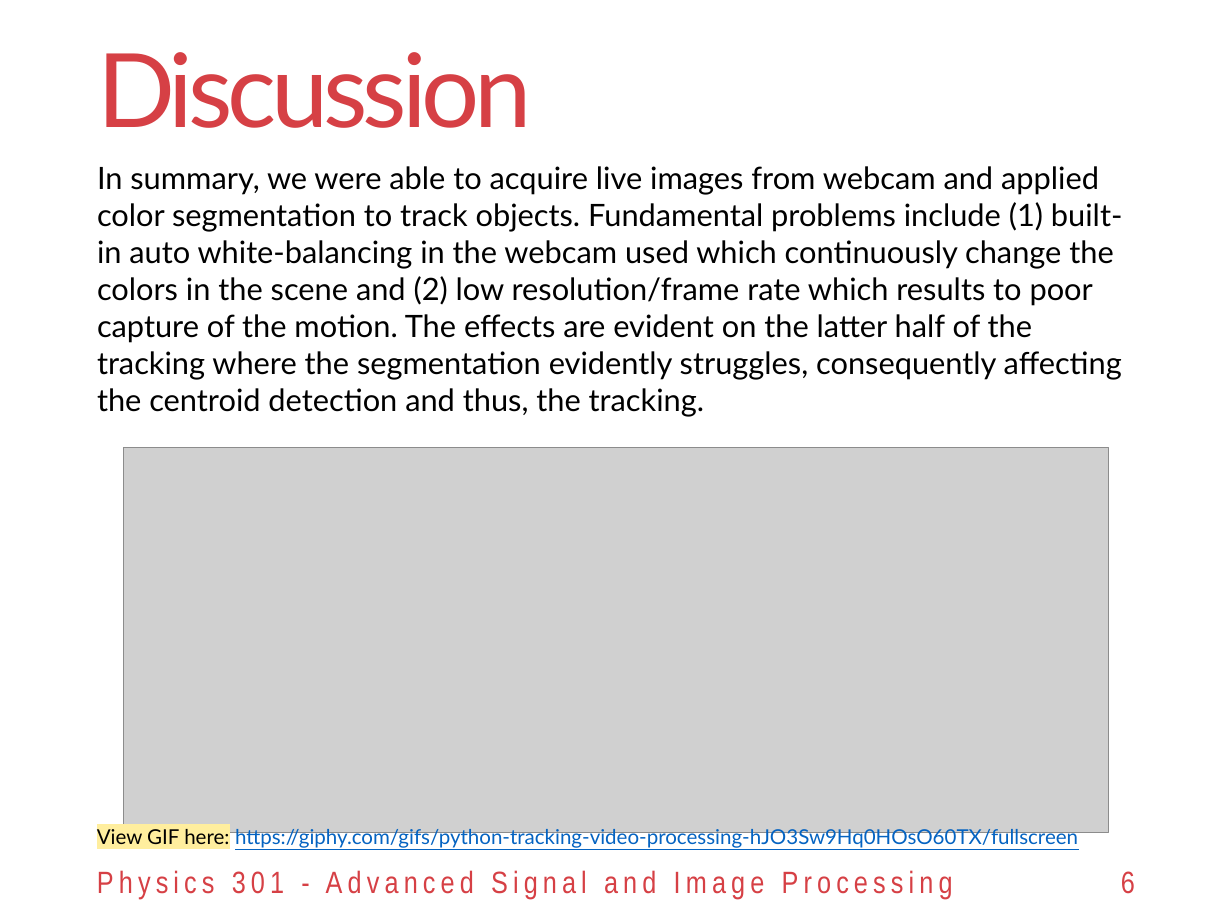
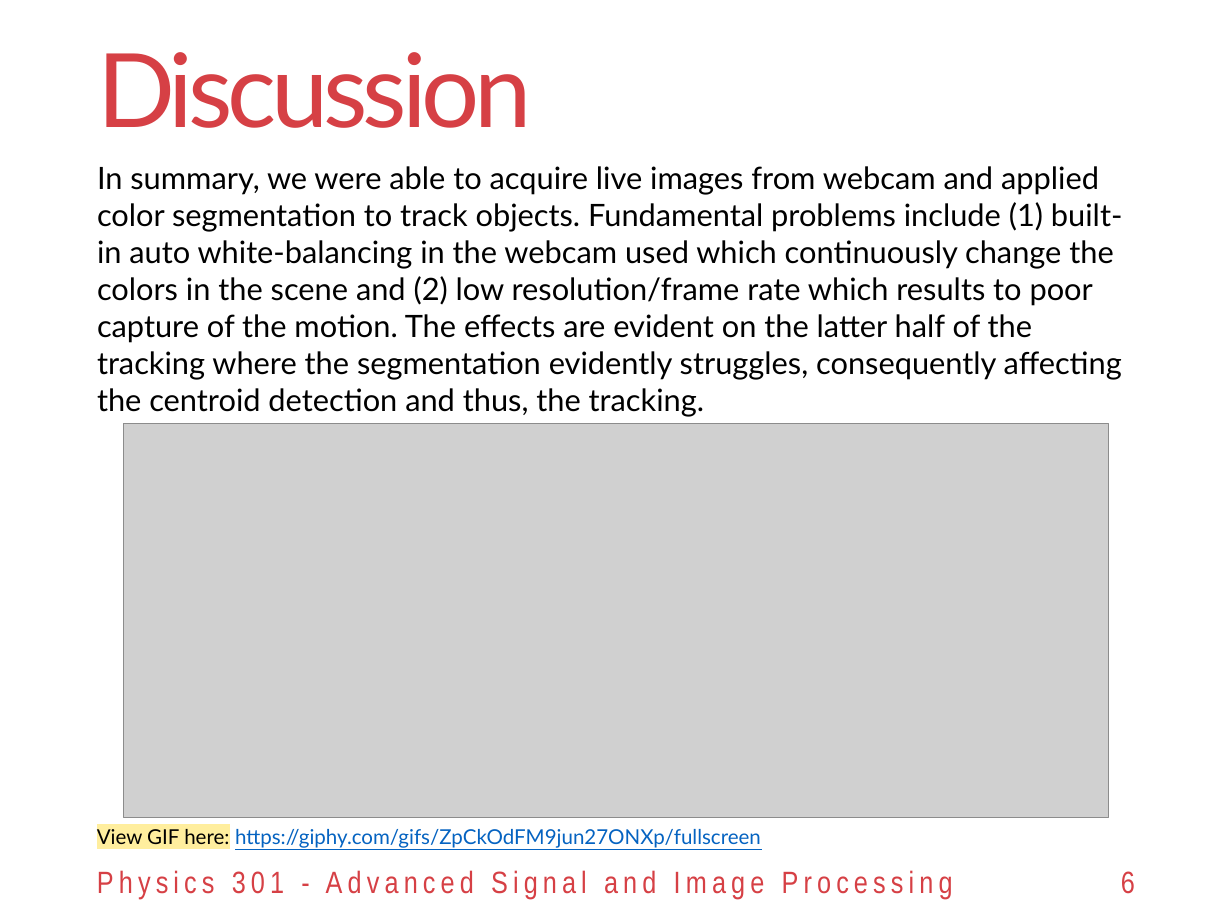
Before and after one commit to reneprincipejr/Physics-301, a slide deck: slide 6 of 05 Video Processing/Activity 5 - Video Processing.pptx. Drawn at 1232x924 pixels with LibreOffice and Linux fonts; fonts in the diff are those of the drawing; grey boxes stand for pictures; background and template pictures are left out. Boxes give left, top, right and bottom in pixels: in the first picture for what was removed or moved away, otherwise in the second. Text is boxed around its words. In the diff, an @@ line names an element or a change of style, - is before the commit and + after.

```diff
--- a/05 Video Processing/Activity 5 - Video Processing.pptx
+++ b/05 Video Processing/Activity 5 - Video Processing.pptx
@@ picture resized from (x1=123, y1=447, x2=1109, y2=832) to (x1=123, y1=424, x2=1109, y2=818) @@
@@ text at (x1=97, y1=829, x2=761, y2=848): text changed @@
-View GIF here: https://giphy.com/gifs/python-tracking-video-processing-hJO3Sw9Hq0HOsO60TX/fullscreen
+View GIF here: https://giphy.com/gifs/ZpCkOdFM9jun27ONXp/fullscreen
```
Also in this commit, not shown: 4 other slides changed, 4 other files.
